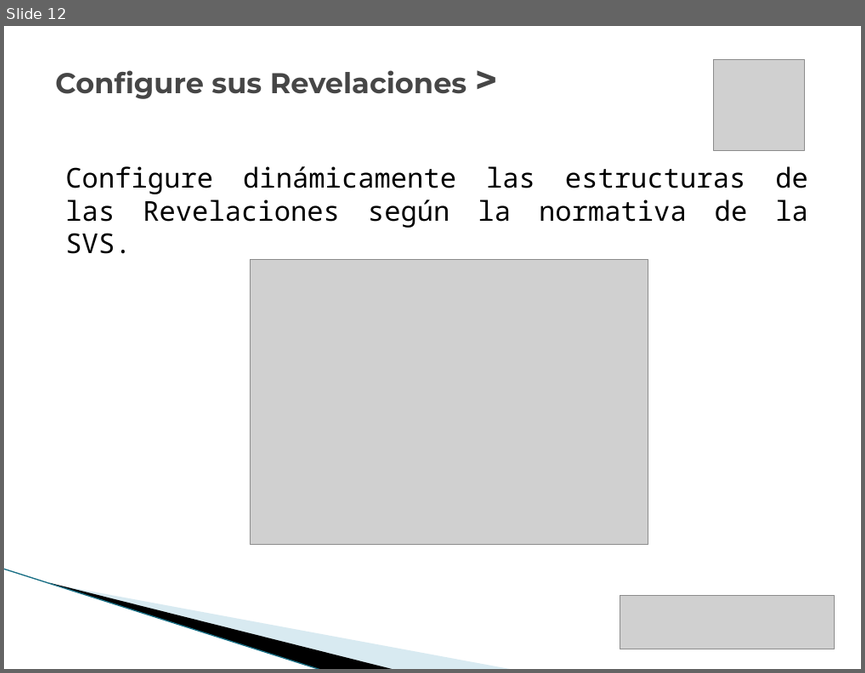
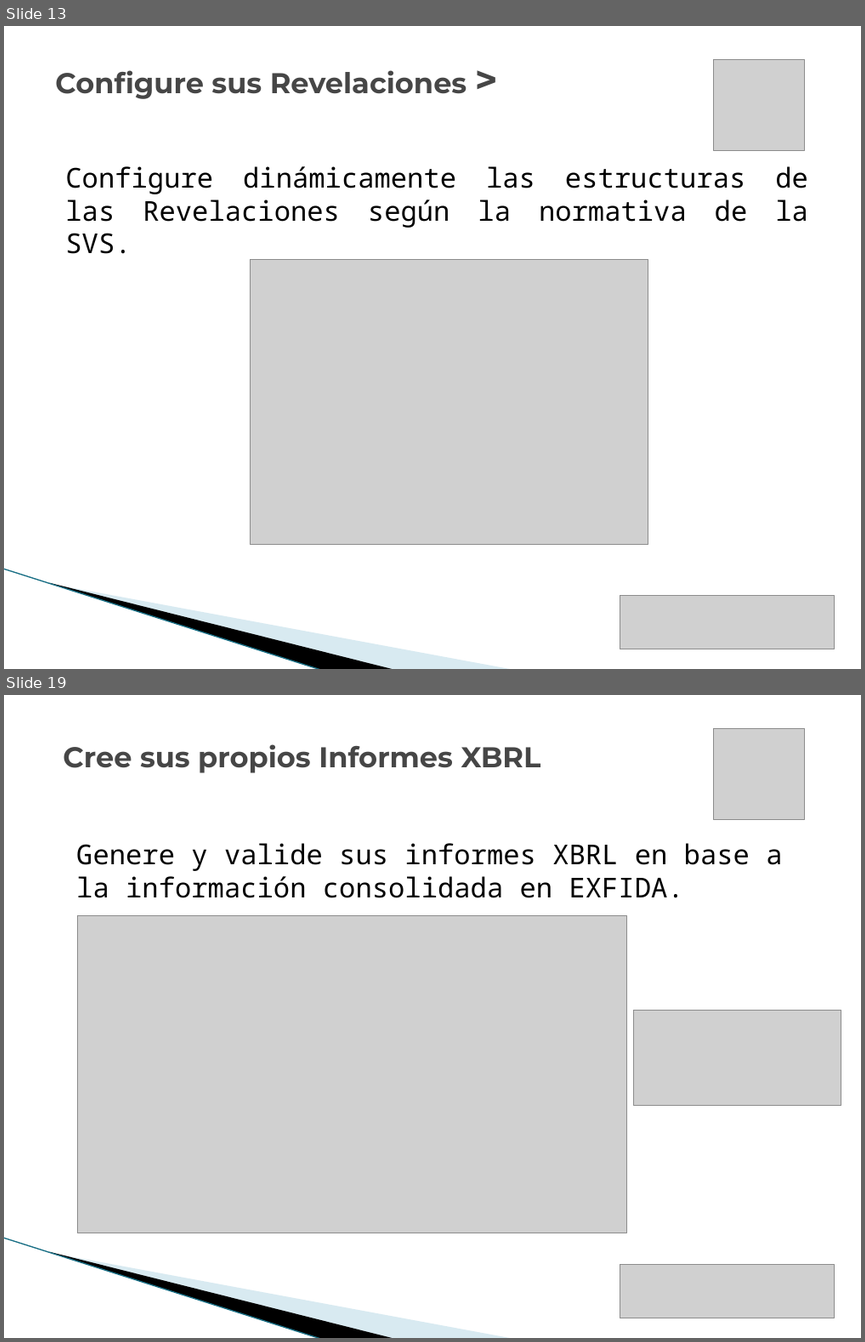
Before and after one commit to vicky1404/rev-ii, a slide deck: docs/comercial/brochure_2.pptx. Shown one above the other, each under a label of ours: slide 12 before the commit, slides 13 and 19 after it; the slides between them are not shown. The pictures are 865x673 and 865x1342 pixels, drawn with LibreOffice and Linux fonts; fonts in the diff are those of the drawing; grey boxes stand for pictures; background and template pictures are left out. Boxes give left, top, right and bottom in pixels: in the first picture for what was removed or moved away, otherwise in the second. Text is boxed around its words. In the diff, an @@ line names an element or a change of style, - is before the commit and + after.

```diff
--- a/docs/comercial/brochure_2.pptx
+++ b/docs/comercial/brochure_2.pptx
@@ slide 19 added at bbox=[4, 695, 861, 1338], background #FFFFFF; not listed: 3 template elements that a slide beside it also shows @@
@@ text added at bbox=[63, 744, 541, 773], 24 pt, text #464646, bold @@
+Cree sus propios Informes XBRL
@@ picture added at bbox=[714, 728, 804, 819] @@
@@ text added at bbox=[76, 843, 782, 898], 23 pt, text #000000 @@
+Genere y valide sus informes XBRL en base a la información consolidada en EXFIDA.
@@ picture added at bbox=[78, 916, 627, 1233] @@
@@ picture added at bbox=[633, 1009, 840, 1105] @@
@@ picture added at bbox=[620, 1264, 834, 1318] @@
@@ what was slide 12 is now slide 13 @@
```
Also in this commit, not shown: 16 slides changed, 1 other slide added.
